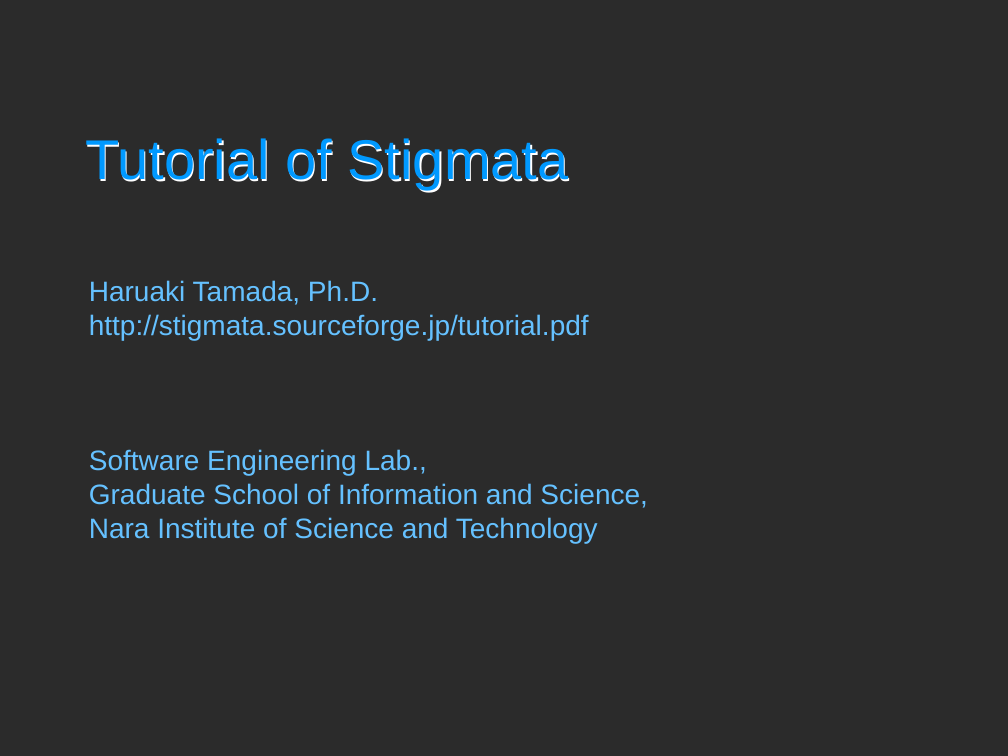
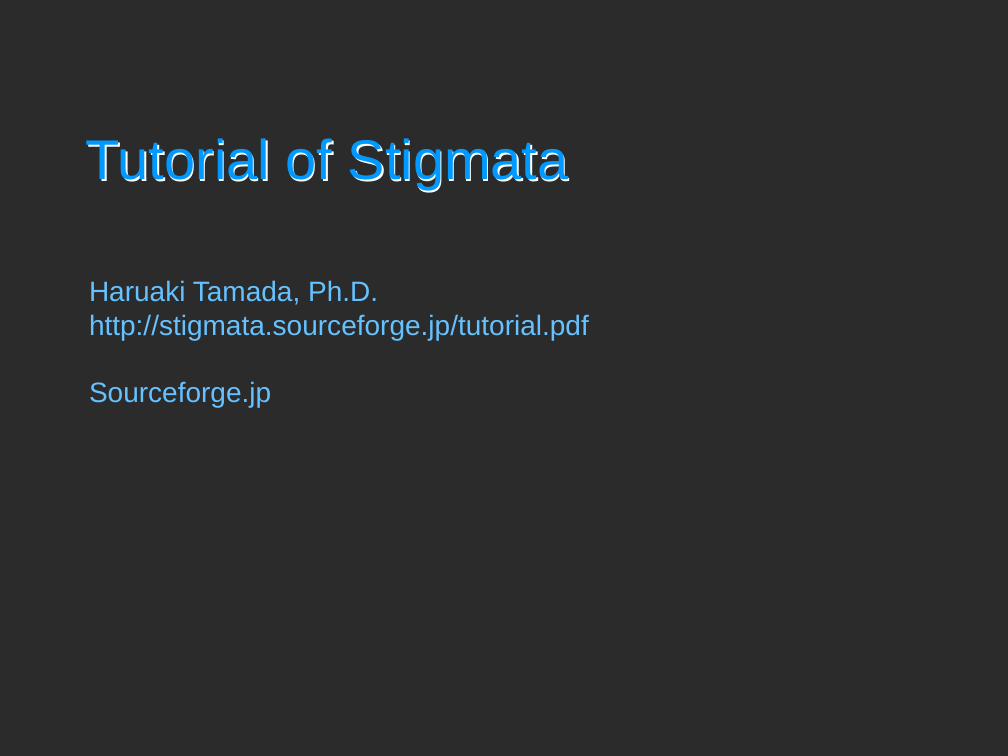
Before and after one commit to zz-fork-repository/jp-stigmata-core, a slide deck: slide 1 of src/docs/tutorial.ppt. Drawn at 1008x756 pixels with LibreOffice and Linux fonts; fonts in the diff are those of the drawing; background and template pictures are left out; a plain dark background stands for a picture behind light text. Boxes give left, top, right and bottom in pixels: in the first picture for what was removed or moved away, otherwise in the second. Text is boxed around its words. In the diff, an @@ line names an element or a change of style, - is before the commit and + after.

```diff
--- a/src/docs/tutorial.ppt
+++ b/src/docs/tutorial.ppt
@@ subtitle at box(89, 381, 271, 408): text changed @@
-Software Engineering Lab.,
-Graduate School of Information and Science,
-Nara Institute of Science and Technology
+Sourceforge.jp
```
Also in this commit, not shown: 2 other slides changed, 41 other files.
